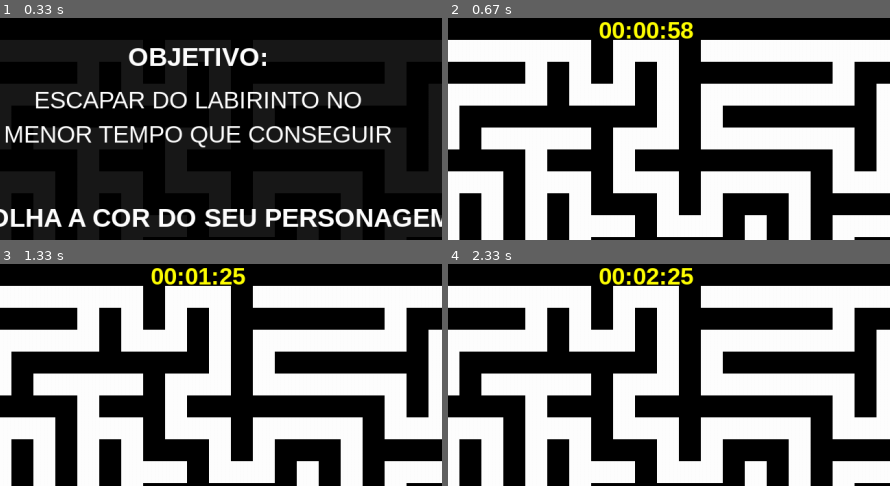
Above: before the commit, frames 1-4 (two rows, left to right).
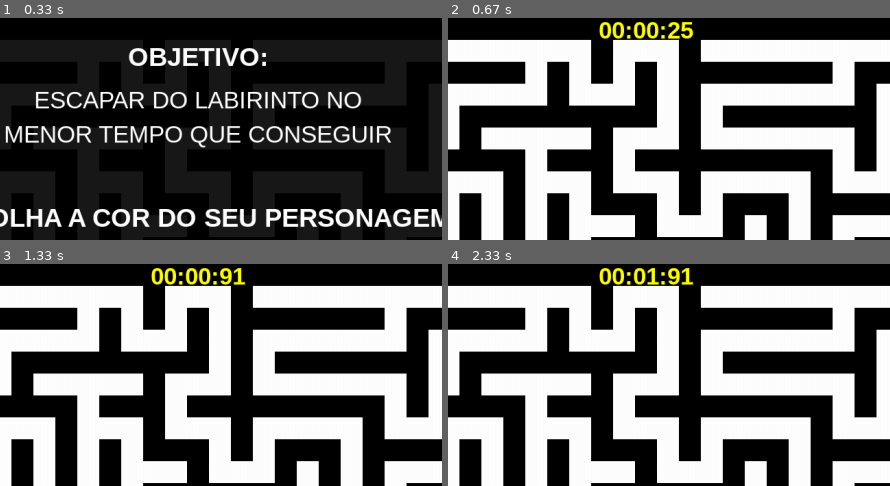
Above: after the commit, the same moments.

Repository: ricardoxali/Pygame
Game: pygame game, started from maze.py
Same seed, same stepped clock (60 frames per second), same inputs: the game is played once before the commit and once after it.
Inputs:
- Up to frame 1 (0.33 s): no input
- Up to frame 2 (0.67 s): tap Y at 0.33 s
- Up to frame 3 (1.33 s): tap S at 0.67 s
- Up to frame 4 (2.33 s): hold Up 1.57-2.03 s; hold Right from 2.07 s (still down)
The pictures show only the part of the screen within x 27-77%, y 0-50%; the shares and areas given below are measured in that part.

Frame 1 is identical in both runs. In frame 2, 0.2% of the frame differs, in the area x 49-56%, y 1-10%; in frame 3, 0.4%, in the area x 44-56%, y 1-10%; in frame 4, 0.4%.

Commit message:
problema de cronometro resolvido

Diff:
--- a/maze.py
+++ b/maze.py
@@ -291,7 +291,6 @@
 screen_width = maze_width * cell_size
 screen_height = maze_height * cell_size
 
-start_time = pygame.time.get_ticks()
 clock = pygame.time.Clock()
 screen = pygame.display.set_mode((screen_width, screen_height))
 pygame.display.set_caption('Labirinto')
@@ -343,6 +342,7 @@
     pygame.display.flip()
     cor_jogador, cor_pintura, contraste1, contraste2 = cor_escolhida(cor())
     mostrar_abertura = False
+    start_time = pygame.time.get_ticks()
   pygame.draw.rect(screen, cor_jogador, (player_x * cell_size, player_y * cell_size, cell_size, cell_size))
   mover_jogador()
   pygame.draw.rect(screen, cor_jogador, (player_x * cell_size, player_y * cell_size, cell_size, cell_size))
